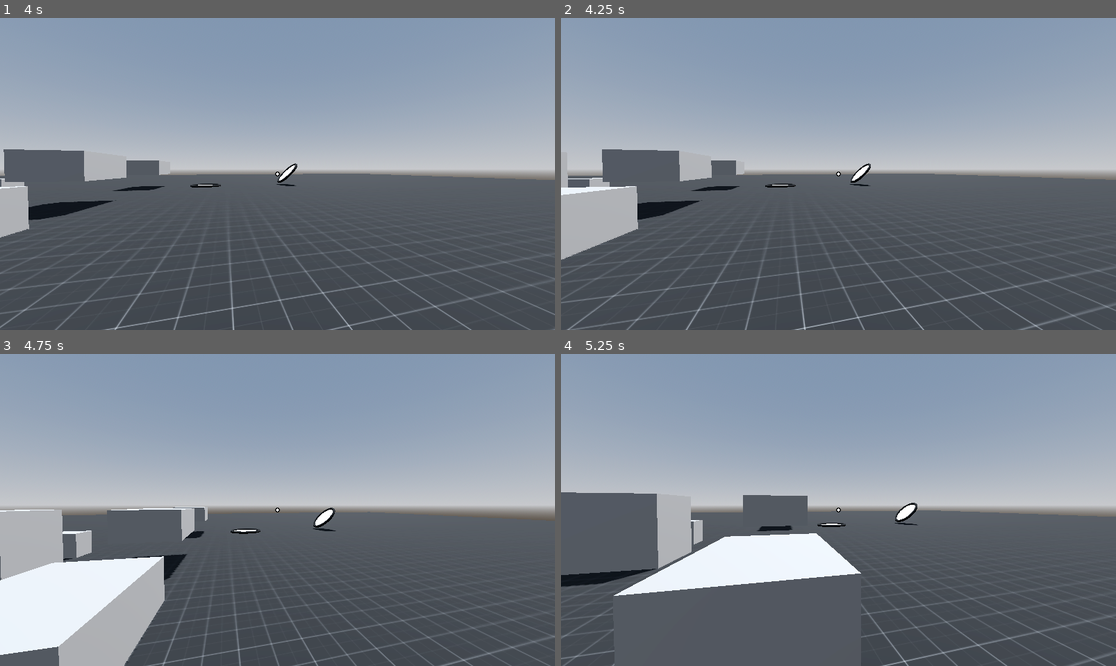
Above: before the commit, frames 1-4 (two rows, left to right).
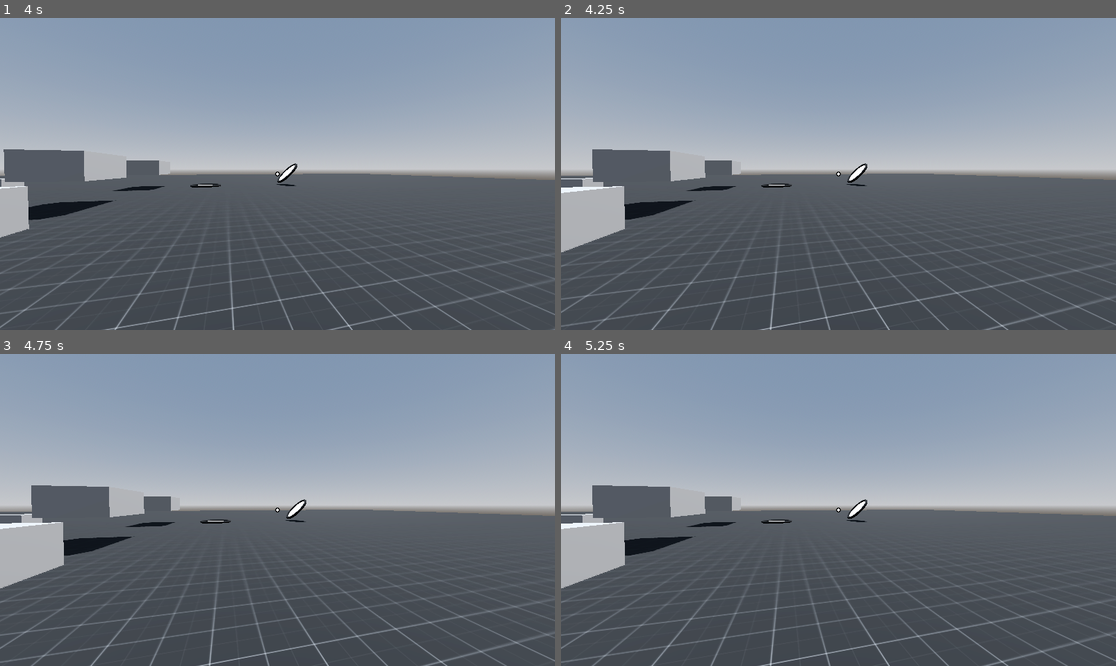
Above: after the commit, the same moments.

Repository: Radian6405/Rescale
Game: Godot game, scene res://levels/sandbox.tscn
Same seed, same stepped clock (60 frames per second), same inputs: the game is played once before the commit and once after it.
Inputs (mouse positions are in pixels of both pictures, inside the frame that each line leads up to):
- Up to frame 1 (4 s): move the mouse to (305, 174) at 0.52 s; press the mouse at (305, 174) at 0.53 s; hold D (move_right) 0.53-1.28 s; tap Space (jump) at 0.77, 1.52, 3.02, 3.77 s; move the mouse to (249, 174) at 1.27 s; release the mouse at (249, 174) at 1.28 s; hold S (move_back) 1.28-2.03 s; tap Q (decrease_size) at 1.35 s; click (249, 174) at 1.55 s; move the mouse to (288, 167) at 2.02 s; press the mouse at (288, 167) at 2.03 s; hold D (move_right) 2.03-3.53 s; move the mouse to (271, 180) at 2.77 s; release the mouse at (271, 180) at 2.78 s; tap E (increase_size) at 2.85 s; click (271, 180) at 3.05 s; move the mouse to (316, 177) at 3.52 s; press the mouse at (316, 177) at 3.53 s; hold A (move_left) from 3.53 s (still down); tap F (interact) at 3.6 s
- Up to frame 2 (4.25 s): keep holding A (move_left); tap Escape (ui_cancel) at 4.15 s
- Up to frame 3 (4.75 s): keep holding A (move_left); move the mouse to (111, 463) at 4.27 s; release the mouse at (111, 463) at 4.28 s; tap W (move_front) at 4.35 s; tap Space (jump) at 4.52 s; click (111, 463) at 4.55 s
- Up to frame 4 (5.25 s): move the mouse to (866, 510) at 5.02 s; release A (move_left) at 5.03 s; hold S (move_back) from 5.03 s (still down); hold Shift (sprint) from 5.03 s (still down)

Frame 1 is identical in both runs. In frame 2, 4.8% of the frame differs, in the area x 0-100%, y 42-100%; in frame 3, 14%; in frame 4, 12%.

Commit message:
fix: player cannot interact with pickups when in air -- this is to eliminate players from jumping off of pickups and gaining height

Diff:
--- a/levels/sandbox.tscn
+++ b/levels/sandbox.tscn
@@ -36,6 +36,8 @@
 transform = Transform3D(1, 0, 0, 0, 1, 0, 0, 0, 1, 0, -0.5, 0)
 material_override = ExtResource("1_gbfu8")
 use_collision = true
+collision_layer = 3
+collision_mask = 3
 size = Vector3(100, 1, 100)
 
 [node name="player" parent="." node_paths=PackedStringArray("pickups_manager") instance=ExtResource("1_3w358")]
@@ -46,16 +48,22 @@
 [node name="CSGBox3D2" type="CSGBox3D" parent="LevelContent"]
 transform = Transform3D(1, 0, 0, 0, 1, 0, 0, 0, 1, 4, 0.5, 0)
 use_collision = true
+collision_layer = 3
+collision_mask = 3
 size = Vector3(2, 1, 3)
 
 [node name="CSGBox3D3" type="CSGBox3D" parent="LevelContent"]
 transform = Transform3D(1, 0, 0, 0, 1, 0, 0, 0, 1, 4, 1.5, -5)
 use_collision = true
+collision_layer = 3
+collision_mask = 3
 size = Vector3(2, 1, 3)
 
 [node name="CSGBox3D4" type="CSGBox3D" parent="LevelContent"]
 transform = Transform3D(1, 0, 0, 0, 1, 0, 0, 0, 1, 4, 1.5, -13)
 use_collision = true
+collision_layer = 3
+collision_mask = 3
 size = Vector3(2, 1, 3)
 
 [node name="PickupsManager" type="Node3D" parent="."]
--- a/player/player.gd
+++ b/player/player.gd
@@ -52,7 +52,9 @@
 	if Input.is_action_just_pressed("ui_cancel"):
 		if Input.mouse_mode == Input.MOUSE_MODE_CAPTURED:
 			Input.mouse_mode = Input.MOUSE_MODE_VISIBLE
-		else:
+			get_tree().paused = true
+		else:
+			get_tree().paused = false
 			Input.mouse_mode = Input.MOUSE_MODE_CAPTURED
 
 func _physics_process(delta: float) -> void:
@@ -84,6 +86,9 @@
 		else:
 			velocity.x = lerp(velocity.x, direction.x * speed, delta * 10.0)
 			velocity.z = lerp(velocity.z, direction.z * speed, delta * 10.0)
+
+		set_collision_layer_value(2,true)
+		set_collision_mask_value(2,true)
 	else:
 		if direction:
 			velocity.x = lerp(velocity.x, direction.x * speed, delta * 3.0)
@@ -91,6 +96,9 @@
 		else:
 			velocity.x = lerp(velocity.x, direction.x * speed, delta * 1.0)
 			velocity.z = lerp(velocity.z, direction.z * speed, delta * 1.0)
+
+		set_collision_layer_value(2,false)
+		set_collision_mask_value(2,false)
 	#screen bob
 	#t_bob += delta * velocity.length() * float(is_on_floor())
 	#camera.transform.origin = _headbob(t_bob)
@@ -132,6 +140,7 @@
 func handle_pickup(delta: float) -> void:
 	# handle grab
 	if Input.is_action_just_pressed("grab"):
+
 		# resetting for new grab
 		obj_can_be_dropped = false
 
@@ -149,7 +158,6 @@
 	if Input.is_action_pressed("grab") && hand.get_child_count() > 0:
 		var child = hand.get_children()[0]
 		if child is pickup_object:
-			var pos_lerp_speed
 			child.global_position = lerp(child.global_position, hand.global_position, delta * 20.0)
 			child.global_rotation = lerp(child.global_rotation, hand.global_rotation, delta * 5.0)
 
--- a/player/player.tscn
+++ b/player/player.tscn
@@ -8,6 +8,8 @@
 [sub_resource type="CapsuleShape3D" id="CapsuleShape3D_acgfc"]
 
 [node name="player" type="CharacterBody3D"]
+collision_layer = 3
+collision_mask = 3
 script = ExtResource("1_111g2")
 
 [node name="MeshInstance3D" type="MeshInstance3D" parent="."]
@@ -25,6 +27,7 @@
 
 [node name="GrabRay" type="RayCast3D" parent="Head/Camera3D"]
 target_position = Vector3(0, 0, -3)
+collision_mask = 3
 
 [node name="hand" type="Node3D" parent="Head/Camera3D"]
 transform = Transform3D(1, 0, 0, 0, 1, 0, 0, 0, 1, 0, 0, -2)
--- a/scenes/buttons/button.tscn
+++ b/scenes/buttons/button.tscn
@@ -6,6 +6,8 @@
 size = Vector3(0.5, 0.5, 0.5)
 
 [node name="Button" type="StaticBody3D"]
+collision_layer = 3
+collision_mask = 3
 script = ExtResource("1_khe8j")
 
 [node name="CollisionShape3D" type="CollisionShape3D" parent="."]
--- a/scenes/doors/door.tscn
+++ b/scenes/doors/door.tscn
@@ -3,6 +3,8 @@
 [ext_resource type="Script" path="res://scenes/doors/door.gd" id="1_d2kxv"]
 
 [node name="Door" type="StaticBody3D"]
+collision_layer = 3
+collision_mask = 3
 script = ExtResource("1_d2kxv")
 
 [node name="hinge" type="Node3D" parent="."]
--- a/scenes/pickups/pickup.tscn
+++ b/scenes/pickups/pickup.tscn
@@ -3,6 +3,8 @@
 [ext_resource type="Script" path="res://scenes/pickups/pickup.gd" id="1_mdafl"]
 
 [node name="pickup" type="RigidBody3D" groups=["pickups"]]
+collision_layer = 2
+collision_mask = 2
 script = ExtResource("1_mdafl")
 
 [node name="ScaleController" type="Node3D" parent="."]
--- a/scenes/platforms/platform.tscn
+++ b/scenes/platforms/platform.tscn
@@ -6,6 +6,8 @@
 size = Vector3(2, 1, 2)
 
 [node name="OrangePlatform" type="StaticBody3D"]
+collision_layer = 3
+collision_mask = 3
 script = ExtResource("1_stqva")
 
 [node name="Area3D" type="Area3D" parent="."]
